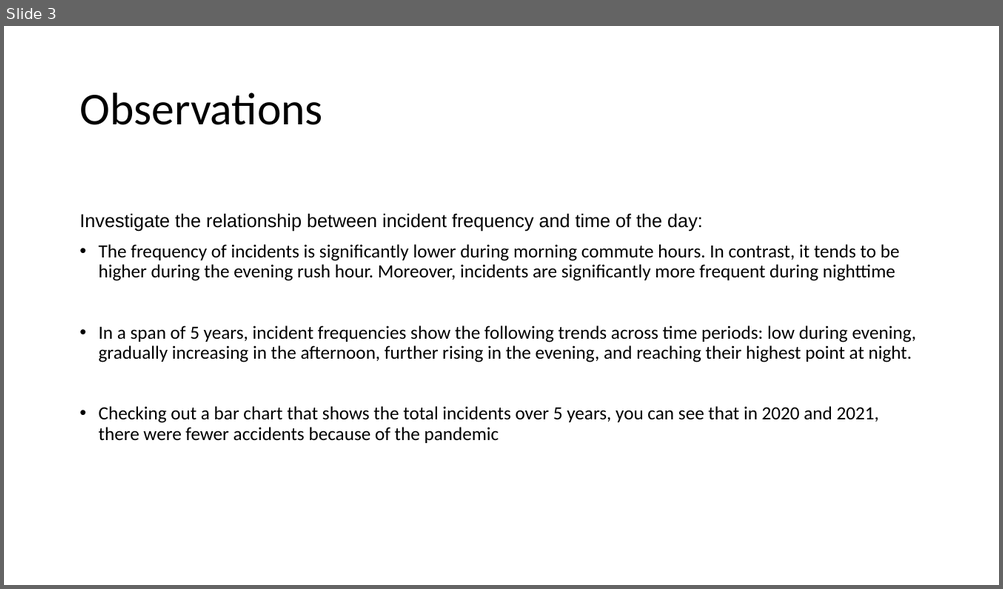
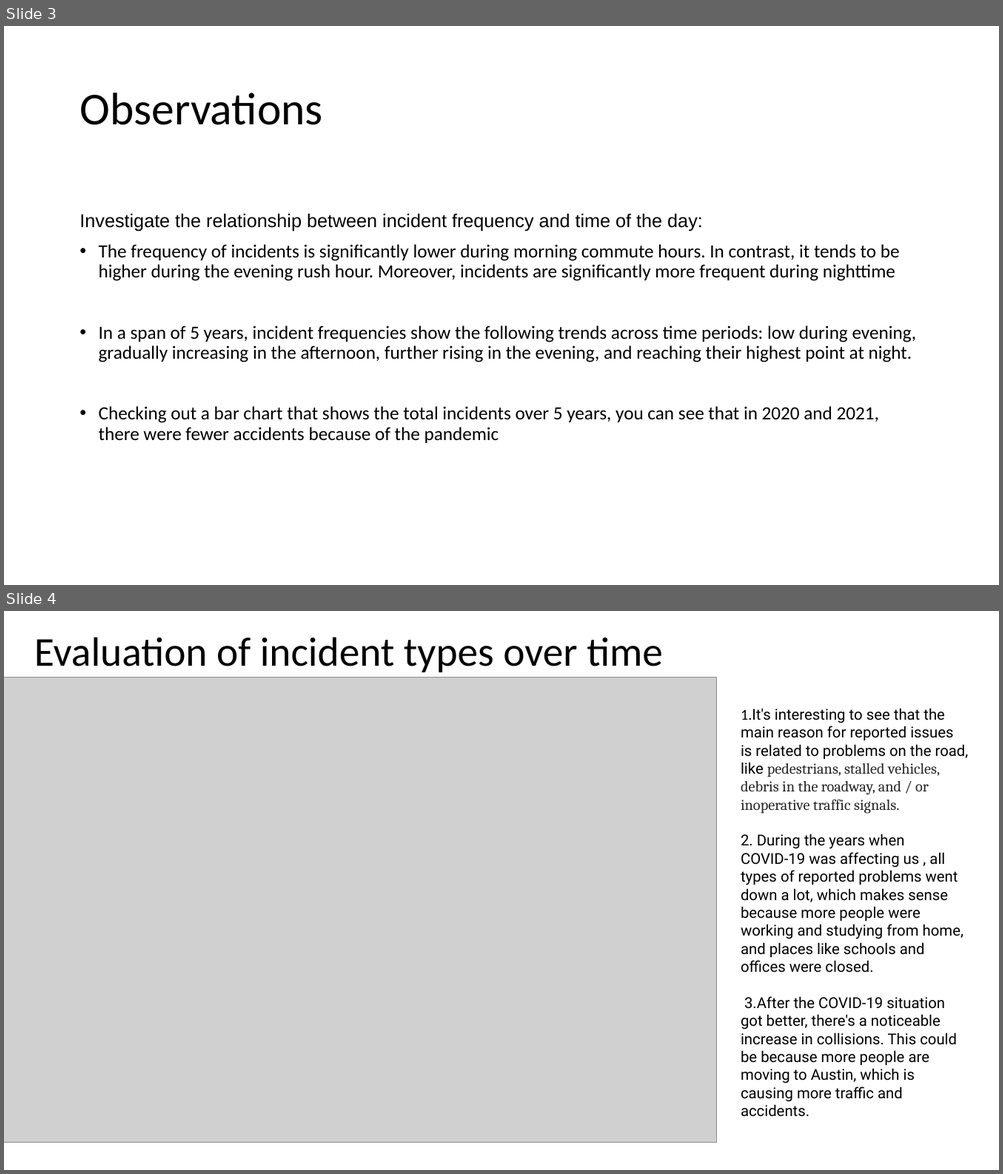
Before and after one commit to CharlesQuinn1/Trafic-Safety-Enhancement, a slide deck: Presentation/Sujatha.pptx. Shown one above the other, each under a label of ours: slide 3 before the commit, slides 3 and 4 after it. The pictures are 1003x589 and 1003x1174 pixels, drawn with LibreOffice and Linux fonts; fonts in the diff are those of the drawing; grey boxes stand for pictures. Boxes give left, top, right and bottom in pixels: in the first picture for what was removed or moved away, otherwise in the second. Text is boxed around its words. In the diff, an @@ line names an element or a change of style, - is before the commit and + after.

```diff
--- a/Presentation/Sujatha.pptx
+++ b/Presentation/Sujatha.pptx
@@ slide 4 added at <box>4,611,999,1170</box>, background #FFFFFF @@
@@ title added at <box>34,637,663,672</box>, 39.6 pt, text #000000 @@
+Evaluation of incident types over time
@@ picture added at <box>4,678,717,1143</box> @@
@@ text added at <box>740,708,968,1117</box>, 14.5 pt, text #000000 @@
+1.It's interesting to see that the main reason for reported issues is related to problems on the road, like pedestrians, stalled vehicles, debris in the roadway, and / or inoperative traffic signals.
+2. During the years when COVID-19 was affecting us , all types of reported problems went down a lot, which makes sense because more people were working and studying from home, and places like schools and offices were closed.
+3.After the COVID-19 situation got better, there's a noticeable increase in collisions. This could be because more people are moving to Austin, which is causing more traffic and accidents.
```
